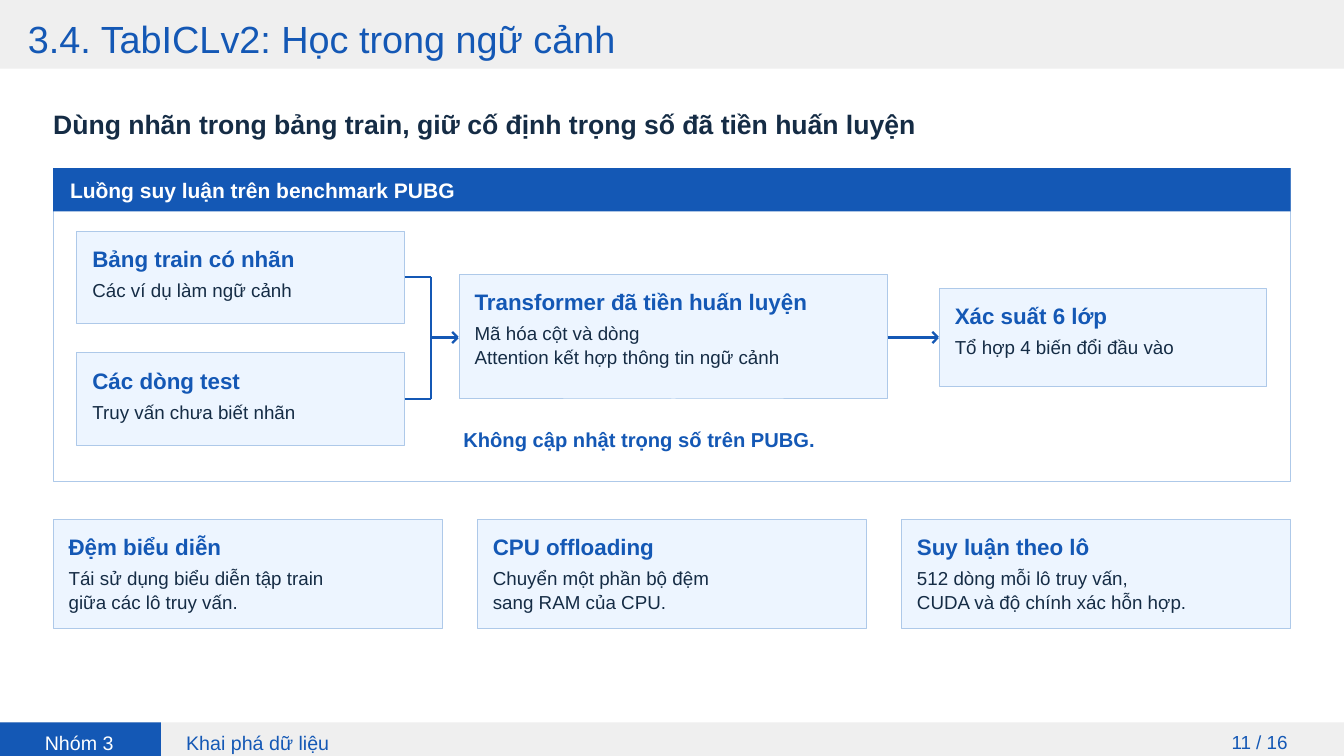
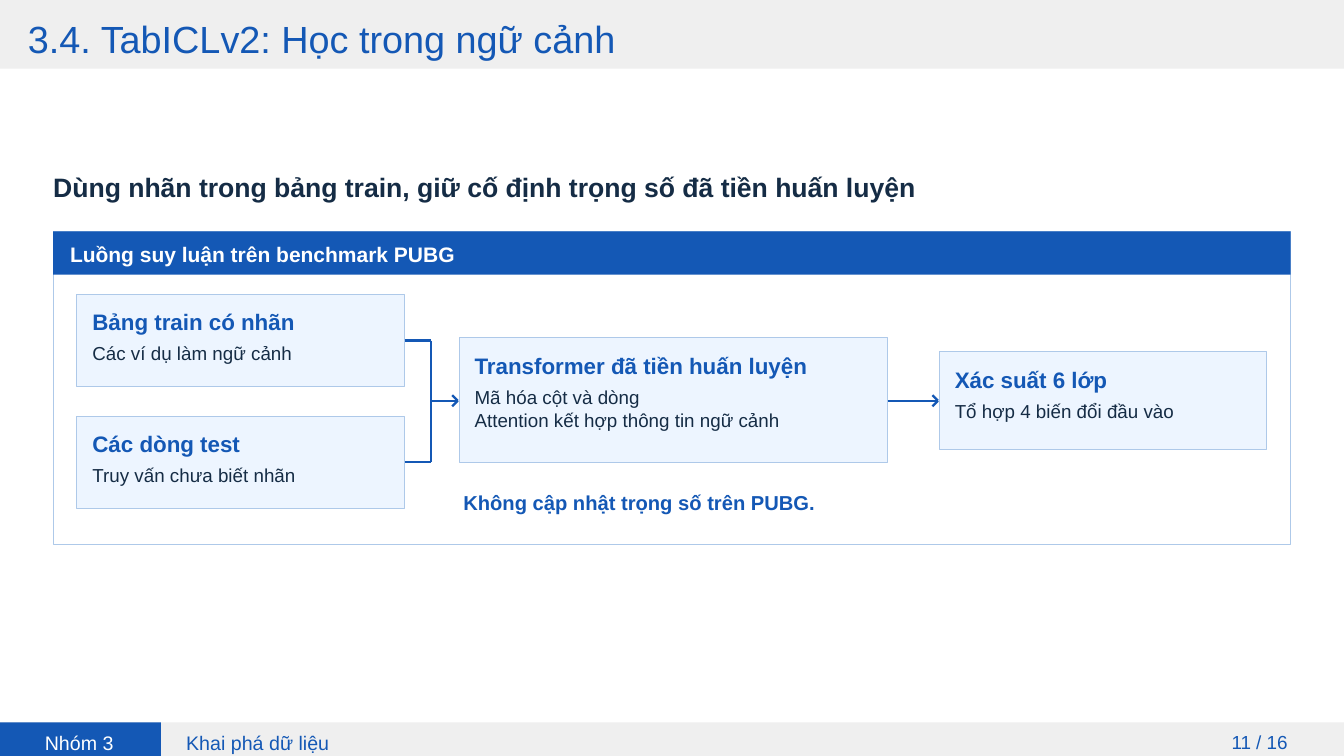
Before and after one commit to kttt294/PUBG-Weapon-Groups, a slide deck: slide 11 of docs/Thuyet_trinh_PUBG.pptx. Drawn at 1344x756 pixels with LibreOffice and Linux fonts; fonts in the diff are those of the drawing. Boxes give left, top, right and bottom in pixels: in the first picture for what was removed or moved away, otherwise in the second. Text is boxed around its words. In the diff, an @@ line names an element or a change of style, - is before the commit and + after.

Commit message:
update slide

```diff
--- a/docs/Thuyet_trinh_PUBG.pptx
+++ b/docs/Thuyet_trinh_PUBG.pptx
@@ text "Mã hóa cột và dòng": place and size @@
-text "Mã hóa cột và dòng" at [475, 326, 640, 344]
+text "Mã hóa cột và dòng" at [475, 390, 640, 408]
@@ 11 texts, 10 lines, 6 rectangles: place and size @@
-11 texts, 10 lines, 6 rectangles at [53, 113, 1292, 482]
+11 texts, 10 lines, 6 rectangles at [53, 177, 1292, 545]
@@ rectangle removed at [53, 519, 443, 628] @@
@@ text removed at [69, 538, 221, 559] @@
-Đệm biểu diễn
@@ rectangle removed at [478, 519, 867, 628] @@
@@ text removed at [493, 538, 654, 560] @@
-CPU offloading
@@ rectangle removed at [901, 519, 1291, 628] @@
@@ text removed at [917, 538, 1089, 560] @@
-Suy luận theo lô
@@ text removed at [69, 571, 324, 589] @@
-Tái sử dụng biểu diễn tập train
@@ text removed at [69, 595, 237, 613] @@
-giữa các lô truy vấn.
@@ text removed at [493, 571, 709, 589] @@
-Chuyển một phần bộ đệm
@@ text removed at [493, 595, 666, 613] @@
-sang RAM của CPU.
@@ text removed at [917, 571, 1127, 589] @@
-512 dòng mỗi lô truy vấn,
@@ text removed at [917, 595, 1186, 613] @@
-CUDA và độ chính xác hỗn hợp.
```
Also in this commit, not shown: 1 other slide changed, 1 other file.
